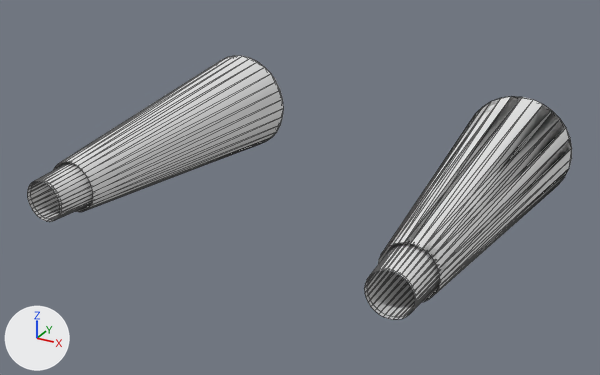
Two versions of the OBJ model cosmodrone/assets/drone/jets.obj, one commit apart.
Rendered twice from a 50 mm lens placed at (0.779, -2.424, 0.695), pointed at (0.009, -1.025, -0.005). The axes (+X, +Y, +Z) are drawn at lower left. The lights are the same throughout. Mesh edges are drawn as thin lines. Where no turn or scale is listed for an object, it has been applied to the vertices. Vertices at the same position are counted once.

The first picture shows 'Drone_Jets_Cylinder.019'.
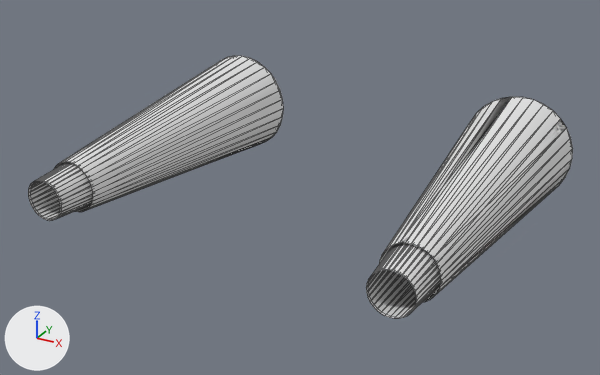
Commit message: cosmodrone: drone model updates

The change, as JSON lines over the scene's bpy script:
```json
{"block": "me_drone_jets_cylinder_019", "where": "me_drone_jets_cylinder_019.from_pydata(...)  # 384 vertices, 532 faces; spans x -0.483..0.483, y -1.379..-0.651, z -0.098..0.145"}
{"block": "me_drone_jets_cylinder_019", "where": "# used by ob_drone_jets_cylinder_019; location = (0.0, 0.0, 0.0)"}
{"block": "me_drone_jets_cylinder_019", "change": "me_drone_jets_cylinder_019 part 1: the loose piece of 64 vertices spanning x 0.271..0.453, y -1.373..-0.729, z -0.068..0.114 is multiplied about its middle by the matrix ((-1.014, 0.0, 0.0), (0.0, 1.014, 0.0), (0.0, 0.0, -1.014)), then moved by (-0.724, 0.0, 0.001)"}
{"block": "me_drone_jets_cylinder_019", "change": "me_drone_jets_cylinder_019 part 2: the loose piece of 64 vertices spanning x 0.241..0.483, y -1.301..-0.657, z -0.098..0.145 is turned -180 degrees about the y axis through its middle, then moved by (0.002, 0.0, 0.0)"}
{"block": "me_drone_jets_cylinder_019", "change": "me_drone_jets_cylinder_019 part 3: the loose piece of 64 vertices spanning x -0.453..-0.271, y -1.373..-0.729, z -0.068..0.114 is copied, and the copy is moved by (0.726, 0.0, 0.0); it spans x 0.273..0.455, y -1.373..-0.729, z -0.068..0.114"}
{"block": "me_drone_jets_cylinder_019", "change": "me_drone_jets_cylinder_019 part 4: the loose piece of 64 vertices spanning x 0.271..0.453, y -1.373..-0.729, z -0.068..0.114 is copied, and the copy is multiplied about its middle by the matrix ((-1.014, 0.0, 0.0), (0.0, 1.014, 0.0), (0.0, 0.0, -1.014)), then moved by (0.002, 0.0, 0.001); it spans x 0.272..0.456, y -1.377..-0.725, z -0.068..0.116"}
{"block": "me_drone_jets_cylinder_019", "change": "me_drone_jets_cylinder_019 part 5: the loose piece of 64 vertices spanning x 0.282..0.443, y -1.379..-0.651, z -0.057..0.104 is deleted"}
```

Pixel boxes [x1, y1, x2, y2] of what changed, in the pictures (600 x 375 px; the box of a moved part takes in the faces that stretch with it):
```json
{"object": "Drone_Jets_Cylinder.019", "change": "reshaped", "before": [27, 56, 572, 319], "after": [28, 56, 573, 318]}
{"part": 1, "of": "me_drone_jets_cylinder_019", "change": "moved or reshaped", "before": [367, 243, 440, 317], "after": [28, 162, 93, 221]}
{"part": 2, "of": "me_drone_jets_cylinder_019", "change": "moved or reshaped", "before": [378, 96, 572, 302], "after": [379, 97, 573, 302]}
{"part": 3, "of": "me_drone_jets_cylinder_019", "change": "added", "after": [368, 270, 416, 317]}
{"part": 4, "of": "me_drone_jets_cylinder_019", "change": "added", "after": [366, 243, 441, 318]}
{"part": 5, "of": "me_drone_jets_cylinder_019", "change": "deleted", "before": [364, 248, 435, 319]}
```
